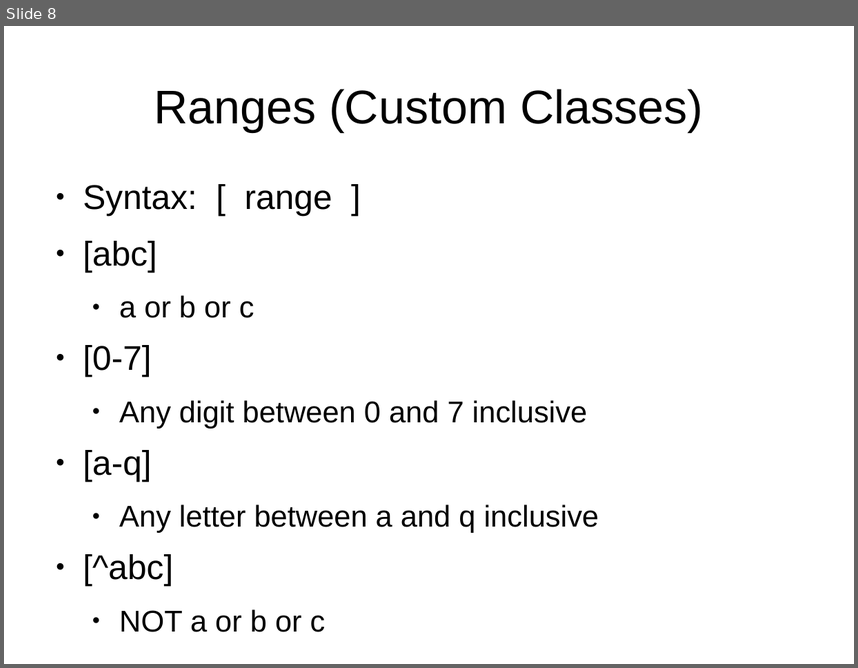
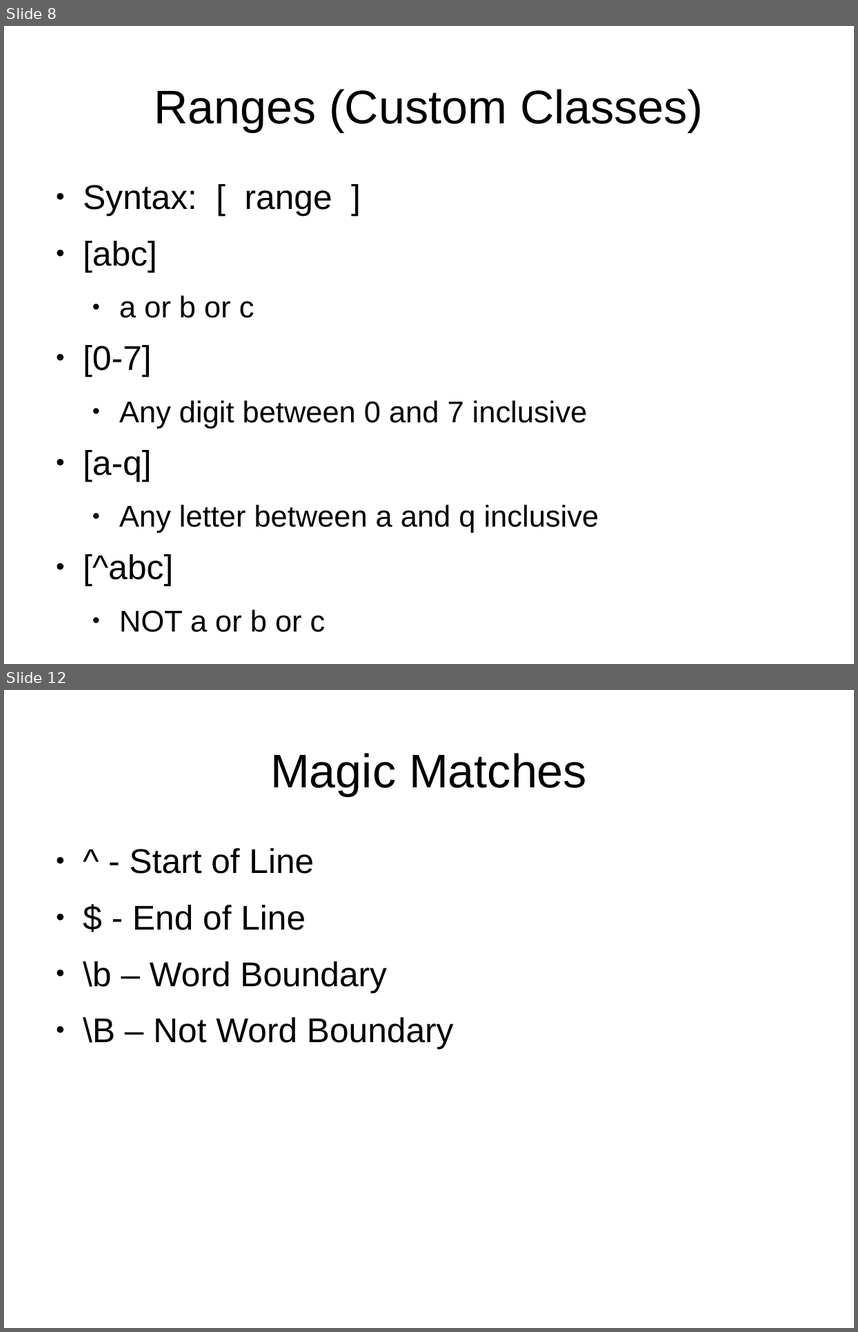
Before and after one commit to spmadden/sse-talks, a slide deck: RegularExpressions/RegEx.odp. Shown one above the other, each under a label of ours: slide 8 before the commit, slides 8 and 12 after it; the slides between them are not shown. The pictures are 858x668 and 858x1332 pixels, drawn with LibreOffice and Linux fonts; fonts in the diff are those of the drawing. Boxes give left, top, right and bottom in pixels: in the first picture for what was removed or moved away, otherwise in the second. Text is boxed around its words. In the diff, an @@ line names an element or a change of style, - is before the commit and + after.

```diff
--- a/RegularExpressions/RegEx.odp
+++ b/RegularExpressions/RegEx.odp
@@ slide 12 added at [4, 690, 854, 1328], background #FFFFFF @@
@@ title added at [270, 753, 587, 796], 44 pt, text #000000 @@
+Magic Matches
@@ text added at [83, 848, 454, 1049], 32 pt, text #000000 @@
+● ^ - Start of Line
+● $ - End of Line
+● \b – Word Boundary
+● \B – Not Word Boundary
```
Also in this commit, not shown: 1 slide changed, 15 other slides added.
